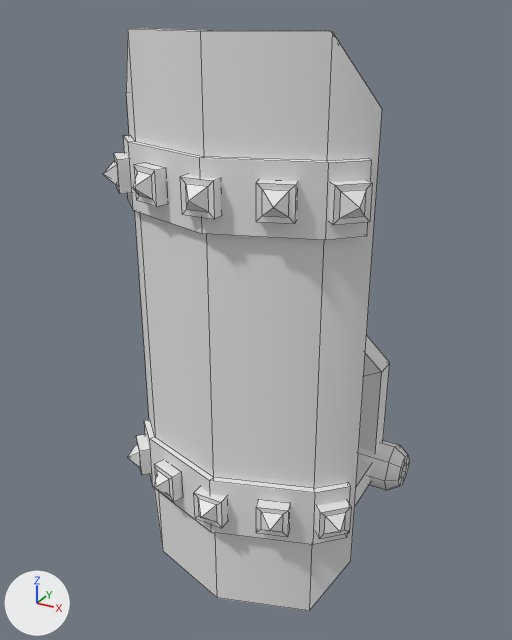
The FBX model client/Assets/Resources/Embeded/AssetObjects/Drone/Enemy/GuardWheel/fbGuardWheel.fbx: old version first, new version second.
Before and after are seen from a camera (50 mm lens) standing at (1.008, -2.156, 1.55) and looking at (-0.081, -0.177, 0.56). Every picture has the same lights, and +X, +Y and +Z are marked at lower left. Mesh edges are drawn as thin lines. Where no turn or scale is listed for an object, it has been applied to the vertices.

In view in the first picture: 'Enemy2.001'.
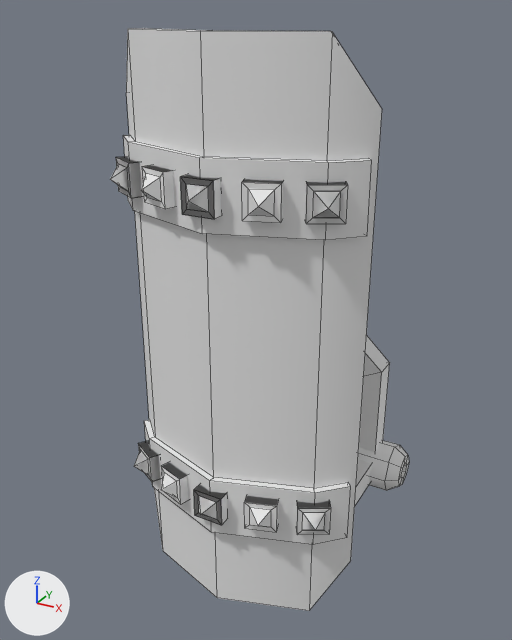
Where the change shows, as pixel boxes [x1, y1, x2, y2] in the pictures (512 x 640 px; the box of a moved part takes in the faces that stretch with it):
'Enemy2.001', reshaped: before [103, 28, 409, 611]; after [110, 28, 409, 611]
part 1 of me_circle_035, moved or reshaped: before [256, 180, 298, 224]; after [245, 179, 282, 215]
part 2 of me_circle_035, moved or reshaped: before [133, 163, 167, 207]; after [141, 166, 171, 209]
part 3 of me_circle_035, moved or reshaped: before [256, 500, 290, 537]; after [246, 497, 278, 526]
part 4 of me_circle_035, moved or reshaped: before [154, 460, 182, 502]; after [161, 464, 187, 504]
part 5 of me_circle_035, moved or reshaped: before [103, 153, 131, 194]; after [142, 165, 175, 209]
part 6 of me_circle_035, moved or reshaped: before [329, 180, 372, 225]; after [242, 179, 283, 223]
part 7 of me_circle_035, moved or reshaped: before [128, 434, 151, 475]; after [161, 462, 189, 504]
part 8 of me_circle_035, moved or reshaped: before [194, 487, 227, 528]; after [244, 496, 278, 532]
part 9 of me_circle_035, added: after [194, 484, 227, 525]
part 10 of me_circle_035, added: after [305, 181, 348, 224]
part 11 of me_circle_035, added: after [110, 156, 142, 198]
part 12 of me_circle_035, added: after [296, 501, 331, 535]
part 13 of me_circle_035, added: after [134, 440, 160, 482]
part 14 of me_circle_035, deleted: before [316, 500, 351, 539]
part 15 of me_circle_035, added: after [180, 174, 219, 219]

The edits, one by one:
me_circle_035 is used by ob_enemy2_001; location (0.0, 0.0, 0.0).
me_circle_035 had 538 vertices, 496 faces and spanned x -0.44..0.44, y -0.68..0.4, z -0.4..1.5.
me_circle_035 now has 626 vertices, 592 faces and spans x -0.44..0.44, y -0.68..0.4, z -0.4..1.5.
me_circle_035 part 1: the loose piece of 13 vertices spanning x 0.14..0.25, y -0.63..-0.54, z 1.05..1.15 is moved by (-0.04, -0.01, 0.0).
me_circle_035 part 2: the loose piece of 13 vertices spanning x -0.25..-0.14, y -0.63..-0.54, z 1.05..1.15 is moved by (0.04, -0.01, 0.0).
me_circle_035 part 3: the loose piece of 13 vertices spanning x 0.14..0.25, y -0.63..-0.54, z 0.05..0.15 is moved by (-0.04, -0.01, 0.01).
me_circle_035 part 4: the loose piece of 13 vertices spanning x -0.25..-0.14, y -0.63..-0.54, z 0.05..0.15 is moved by (0.04, -0.01, 0.01).
me_circle_035 part 5: the loose piece of 13 vertices spanning x -0.41..-0.31, y -0.54..-0.44, z 1.05..1.15 is turned 26.8 degrees about the z axis through its middle, then moved by (0.2, -0.09, 0.0).
me_circle_035 part 6: the loose piece of 13 vertices spanning x 0.31..0.41, y -0.54..-0.44, z 1.05..1.15 is turned -26.8 degrees about the z axis through its middle, then moved by (-0.2, -0.09, 0.0).
me_circle_035 part 7: the loose piece of 13 vertices spanning x -0.41..-0.31, y -0.54..-0.44, z 0.05..0.15 is turned 26.8 degrees about the z axis through its middle, then moved by (0.2, -0.09, 0.01).
me_circle_035 part 8: the loose piece of 13 vertices spanning x -0.05..0.05, y -0.68..-0.6, z 0.05..0.15 is turned 18.2 degrees about the z axis through its middle, then moved by (0.17, 0.04, 0.01).
me_circle_035 part 9: a new loose piece of 25 vertices spanning x -0.05..0.05, y -0.68..-0.6, z 0.06..0.16.
me_circle_035 part 10: a new loose piece of 20 vertices spanning x 0.26..0.36, y -0.57..-0.48, z 1.05..1.15.
me_circle_035 part 11: a new loose piece of 20 vertices spanning x -0.36..-0.26, y -0.57..-0.48, z 1.05..1.15.
me_circle_035 part 12: a new loose piece of 20 vertices spanning x 0.26..0.36, y -0.57..-0.48, z 0.06..0.16.
me_circle_035 part 13: a new loose piece of 20 vertices spanning x -0.36..-0.26, y -0.57..-0.48, z 0.06..0.16.
me_circle_035 part 14: 13 vertices removed from x 0.31..0.41, y -0.54..-0.44, z 0.05..0.15.
me_circle_035 part 15: 12 vertices added at x -0.05..0.05, y -0.64..-0.6, z 1.05..1.15.
